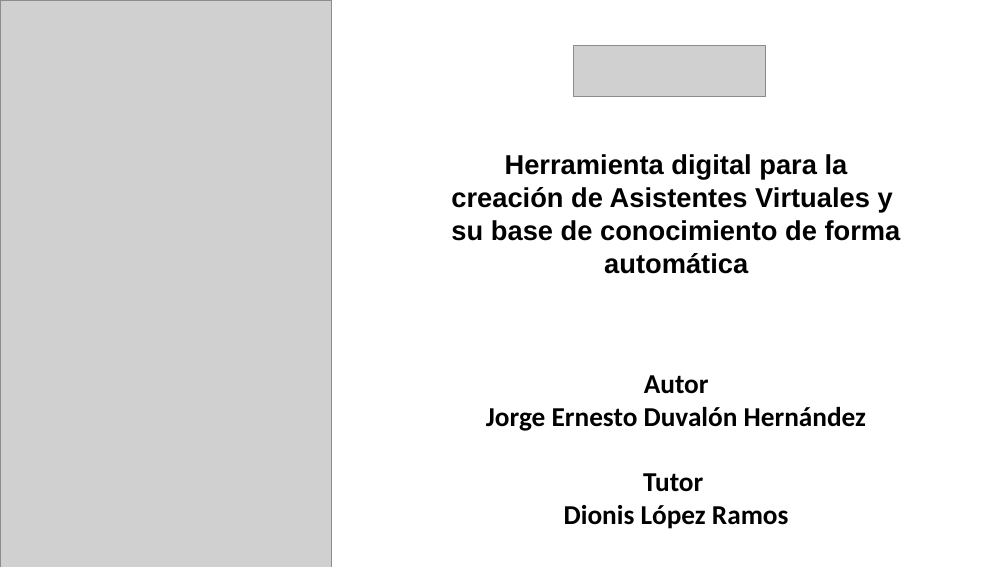
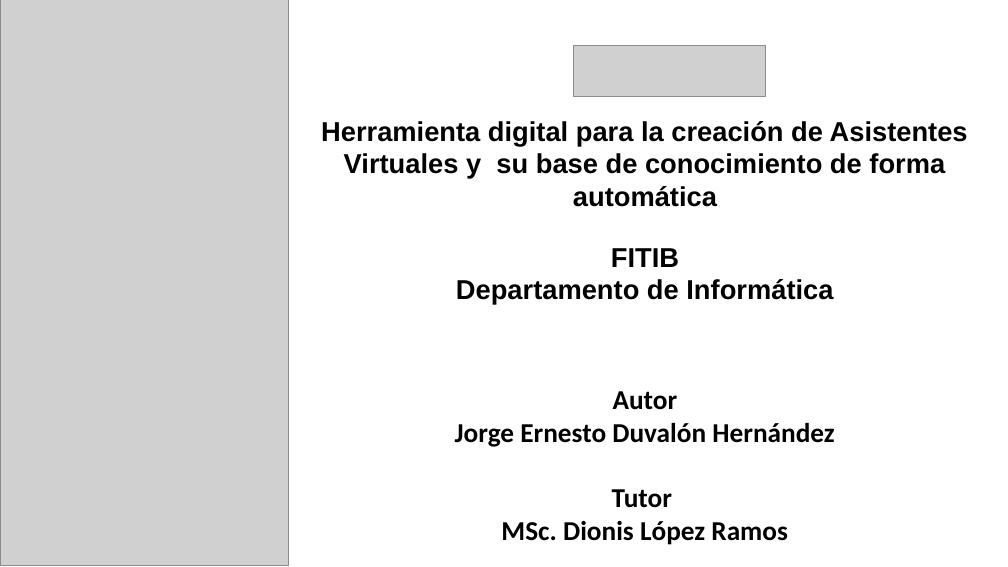
Before and after one commit to Neto99d/Gen_file_train_Rasa, a slide deck: slide 1 of Tesis/Primer Corte.pptx. Drawn at 1008x567 pixels with LibreOffice and Linux fonts; fonts in the diff are those of the drawing; grey boxes stand for pictures; background and template pictures are left out. Boxes give left, top, right and bottom in pixels: in the first picture for what was removed or moved away, otherwise in the second. Text is boxed around its words. In the diff, an @@ line names an element or a change of style, - is before the commit and + after.

```diff
--- a/Tesis/Primer Corte.pptx
+++ b/Tesis/Primer Corte.pptx
@@ picture: place and size @@
-picture at [0,0,332,567]
+picture at [0,0,289,566]
@@ text "Herramienta digital para la creación ..." rewrapped from [451,154,901,274] to [321,121,968,207] @@
@@ text added at [456,248,833,304], 26 pt, text #000000, bold @@
+FITIB
+Departamento de Informática
@@ text "Autor": place and size @@
-text "Autor" at [486,375,866,529]
+text "Autor" at [455,391,834,545]
@@ text at [501,521,788,545]: text changed @@
-Dionis López Ramos
+MSc. Dionis López Ramos
```
Also in this commit, not shown: 10 other slides changed, 6 slides removed, 2 other files.
